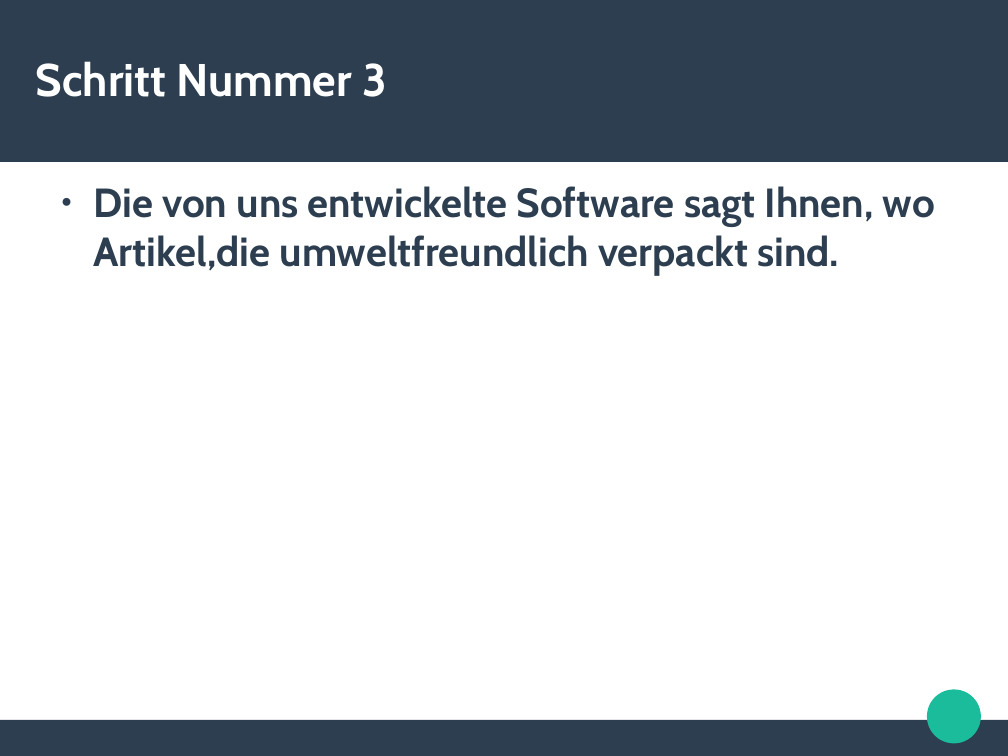
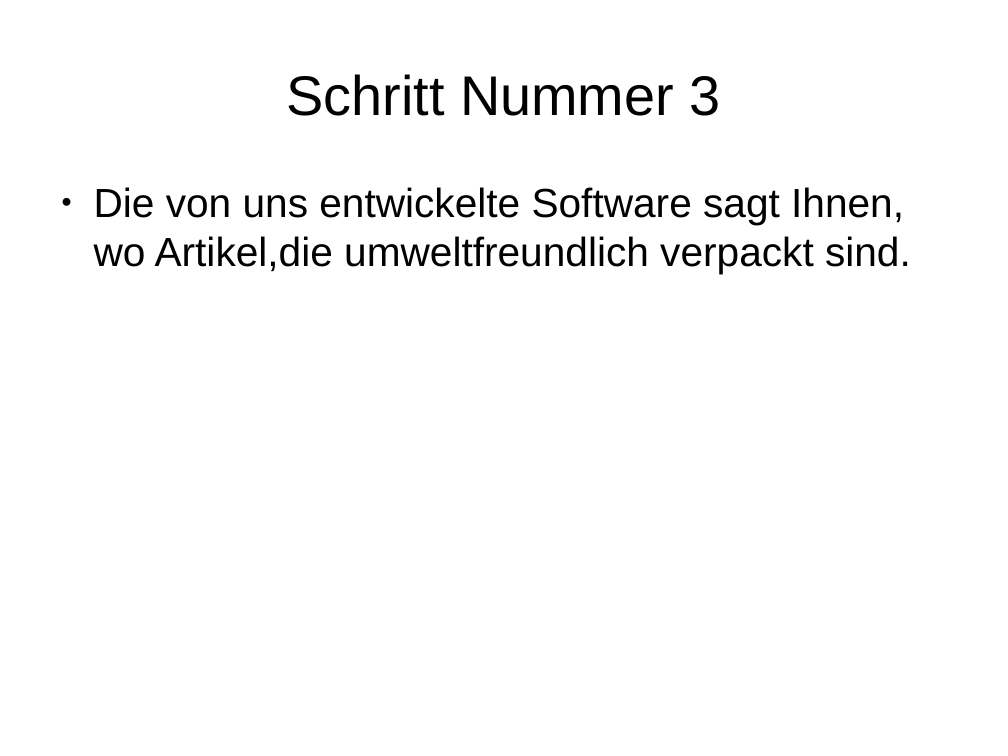
Before and after one commit to jenskuespert/KGSSB, a slide deck: slide 4 of SEB/Die_Einkaufsberater.odp. Drawn at 1008x756 pixels with LibreOffice and Linux fonts; fonts in the diff are those of the drawing. Boxes give left, top, right and bottom in pixels: in the first picture for what was removed or moved away, otherwise in the second. Text is boxed around its words. In the diff, an @@ line names an element or a change of style, - is before the commit and + after.

```diff
--- a/SEB/Die_Einkaufsberater.odp
+++ b/SEB/Die_Einkaufsberater.odp
@@ rectangle removed at (0,0,1008,162) @@
@@ title "Schritt Nummer 3": place and size @@
-title "Schritt Nummer 3" at (36,61,387,97)
+title "Schritt Nummer 3" at (286,74,721,116)
@@ title "Schritt Nummer 3" at (286,74,721,116): size 36 to 44 pt, font Cabin to Arial, text colour #FFFFFF to #000000, bold off; alignment left to centre @@
@@ text "Die von uns entwickelte Software ..." at (94,187,911,274): font Cabin to Arial, text colour #2C3E50 to #000000, bold off; bullet colour #2C3E50 to #000000 @@
@@ ellipse removed at (928,690,981,744) @@
@@ rectangle removed at (0,720,1008,756) @@
```
Also in this commit, not shown: 3 other slides changed, 1 other file.
